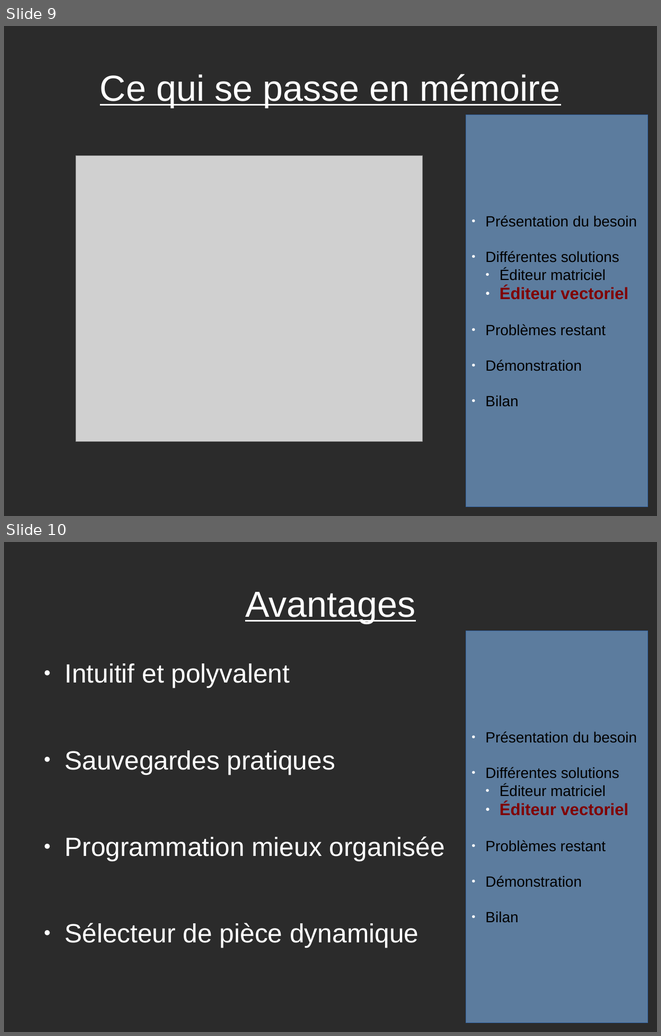
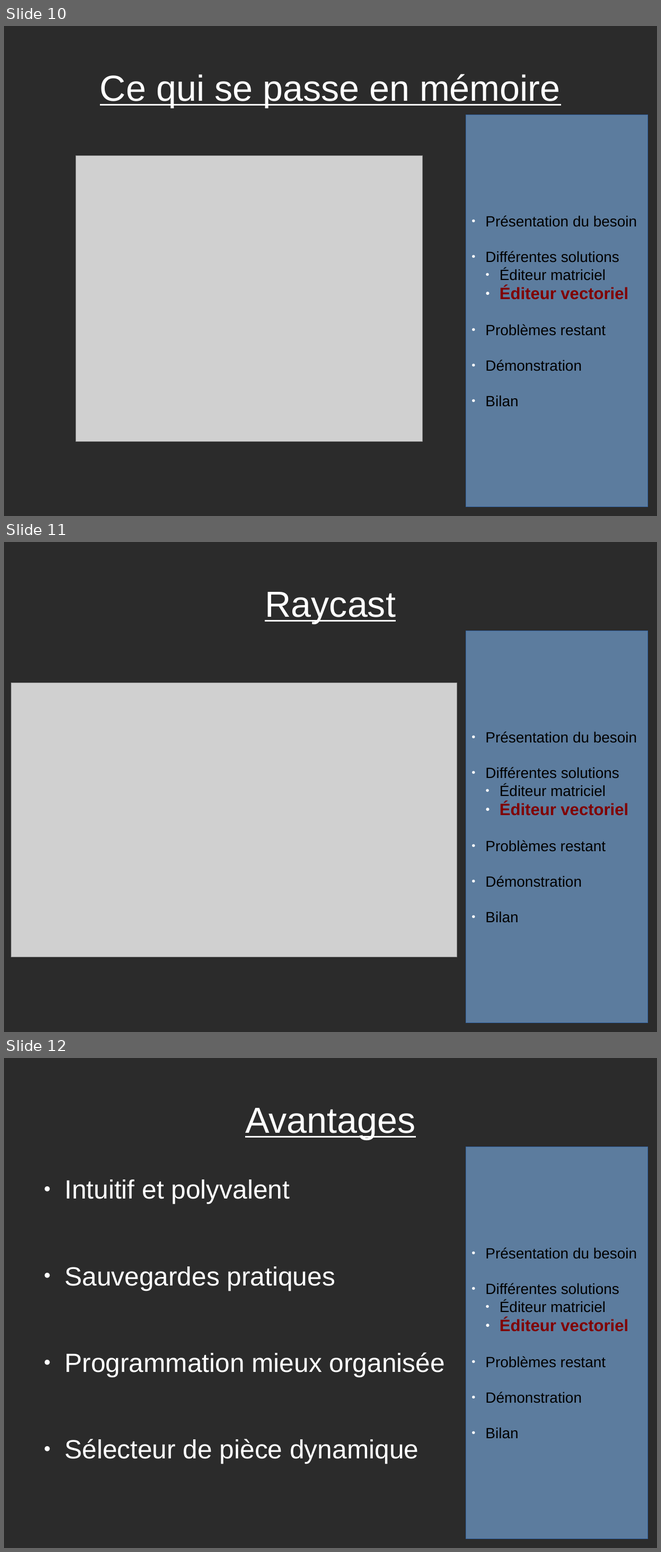
Before and after one commit to VisiteVirtuelle/-diteur-de-maison, a slide deck: Pour présentation/_Diapo de Projet.odp. Shown one above the other, each under a label of ours: slides 9 and 10 before the commit, slides 10, 11 and 12 after it. The pictures are 661x1036 and 661x1552 pixels, drawn with LibreOffice and Linux fonts; fonts in the diff are those of the drawing; grey boxes stand for pictures; background and template pictures are left out; a plain dark background stands for a picture behind light text. Boxes give left, top, right and bottom in pixels: in the first picture for what was removed or moved away, otherwise in the second. Text is boxed around its words. In the diff, an @@ line names an element or a change of style, - is before the commit and + after.

```diff
--- a/Pour présentation/_Diapo de Projet.odp
+++ b/Pour présentation/_Diapo de Projet.odp
@@ slide 11 added at (x1=4, y1=542, x2=657, y2=1032), background picture (left out) @@
@@ title added at (x1=265, y1=592, x2=396, y2=623), 44 pt, text #FFFFFF, underline @@
+Raycast
@@ rectangle added at (x1=466, y1=631, x2=648, y2=1023), fill #729FCF at 70% opacity, outline #3465A4 0 pt, 18 pt, text #000000 @@
+● Présentation du besoin
+● Différentes solutions
+  ● Éditeur matriciel
+  ● Éditeur vectoriel
+● Problèmes restant
+● Démonstration
+● Bilan
@@ picture added at (x1=11, y1=683, x2=457, y2=957) @@
@@ what was slide 9 is now slide 10 @@
@@ what was slide 10 is now slide 12 @@
```
Also in this commit, not shown: 1 slide changed, 1 other slide added, 3 other files.
